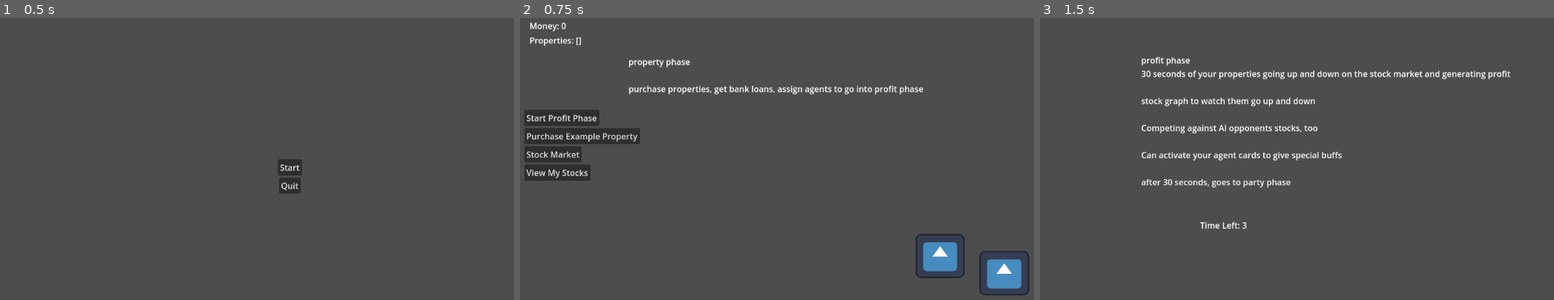
Above: before the commit, frames 1-3 (left to right).
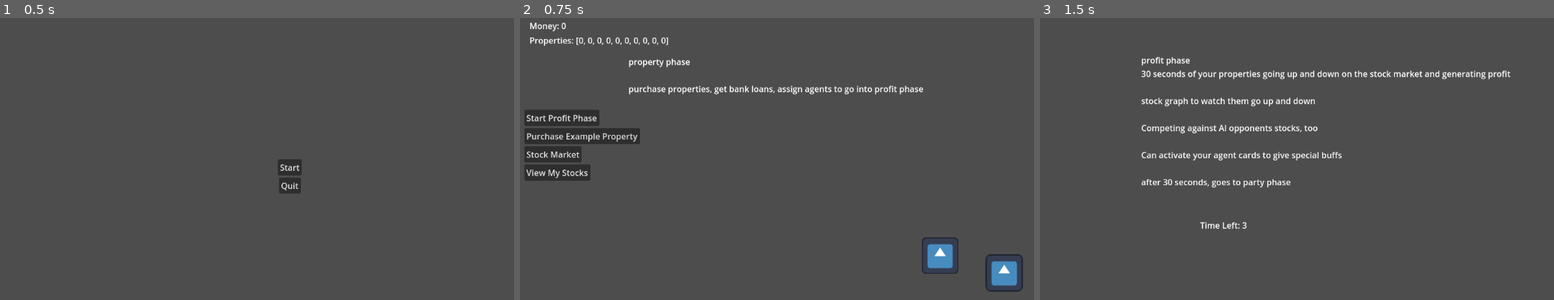
Above: after the commit, the same moments.

Repository: ARandomLemon/RushToRiches
Game: Godot game, scene res://Scenes/start_menu.tscn
Same seed, same stepped clock (60 frames per second), same inputs: the game is played once before the commit and once after it. The engine's default icon, where the game draws it, is replaced by a stand-in: a white triangle on a blue panel in a dark square.
Inputs:
- Up to frame 1 (0.5 s): no input
- Up to frame 2 (0.75 s): click "Start" at 0.5 s
- Up to frame 3 (1.5 s): click "Start Profit Phase" at 1.25 s

Frame 1 is identical in both runs. In frame 2, 1.5% of the frame differs, in the area x 11-100%, y 6-99%; in frame 3, nothing differs.

Commit message:
added buying buildings

Diff:
--- a/Scenes/building.tscn
+++ b/Scenes/building.tscn
@@ -1,9 +1,8 @@
-[gd_scene load_steps=3 format=3 uid="uid://cba6o0yxd3yij"]
+[gd_scene load_steps=2 format=3 uid="uid://cba6o0yxd3yij"]
 
 [ext_resource type="Script" path="res://Scripts/building.gd" id="1_e2qva"]
-[ext_resource type="Texture2D" uid="uid://81c0v327lxpd" path="res://icon.svg" id="2_yf72u"]
 
-[node name="Building" type="Node2D"]
+[node name="Building" type="Sprite2D"]
 script = ExtResource("1_e2qva")
 
 [node name="BuyButton" type="Button" parent="."]
@@ -13,9 +12,4 @@
 offset_right = 83.0
 offset_bottom = 77.0
 
-[node name="Sprite2D" type="Sprite2D" parent="."]
-position = Vector2(0, 1.00001)
-scale = Vector2(1.34375, 1.20313)
-texture = ExtResource("2_yf72u")
-
 [connection signal="pressed" from="BuyButton" to="." method="_on_buy_button_pressed"]
--- a/Scenes/property_phase.tscn
+++ b/Scenes/property_phase.tscn
@@ -1,9 +1,10 @@
-[gd_scene load_steps=6 format=3 uid="uid://b2rywnh0rro0j"]
+[gd_scene load_steps=7 format=3 uid="uid://b2rywnh0rro0j"]
 
 [ext_resource type="Script" path="res://Scripts/Phases/property_phase.gd" id="1_vra2o"]
 [ext_resource type="Script" path="res://Scripts/globals.gd" id="2_qdl3r"]
 [ext_resource type="Script" path="res://Scripts/UI/user_interface.gd" id="3_tg0ud"]
 [ext_resource type="PackedScene" uid="uid://cba6o0yxd3yij" path="res://Scenes/building.tscn" id="4_5vo6a"]
+[ext_resource type="Texture2D" uid="uid://81c0v327lxpd" path="res://icon.svg" id="5_unglb"]
 
 [sub_resource type="StyleBoxFlat" id="StyleBoxFlat_ugmh0"]
 bg_color = Color(0.607843, 0.607843, 0.607843, 0.435294)
@@ -198,10 +199,12 @@
 [node name="Building1" parent="." instance=ExtResource("4_5vo6a")]
 position = Vector2(948, 508)
 scale = Vector2(0.555, 0.555)
+texture = ExtResource("5_unglb")
 
 [node name="Building2" parent="." instance=ExtResource("4_5vo6a")]
 position = Vector2(825, 475)
 scale = Vector2(0.55, 0.55)
+texture = ExtResource("5_unglb")
 
 [connection signal="pressed" from="UI/MarginContainer/VBoxContainer/Profit Phase Button" to="UI" method="_on_profit_phase_button_pressed"]
 [connection signal="pressed" from="UI/MarginContainer/VBoxContainer/Buy Example Button" to="UI" method="_on_buy_example_button_pressed"]
--- a/Scripts/building.gd
+++ b/Scripts/building.gd
@@ -4,7 +4,6 @@
 var category = "retail"
 var cost = 0
 var dollarsPerSecond = 0
-var purchased = false
 
 signal exchange_building_info(id, category)
 
@@ -18,11 +17,11 @@
 	pass
 
 func _on_buy_button_pressed() -> void:
-	if (purchased == false):
-		print("wow")
-		Globals.property_array.append(id)
-		exchange_building_info.emit(id, category)
-		purchased = true
-
-	else:
-		print("already bought!")
+	for i in 10:
+		if (Globals.property_array[i] == id ):
+			print("already bought!")
+			break
+		if (Globals.property_array[i] == 0 ):
+			Globals.property_array[i] = id
+			exchange_building_info.emit(id, category)
+			break
--- a/Scripts/globals.gd
+++ b/Scripts/globals.gd
@@ -1,7 +1,7 @@
 extends Node
 
 @onready var money = 0
-@onready var property_array = []
+@onready var property_array = [0, 0, 0, 0, 0, 0, 0, 0, 0, 0]
 
 # Called when the node enters the scene tree for the first time.
 func _ready() -> void:
